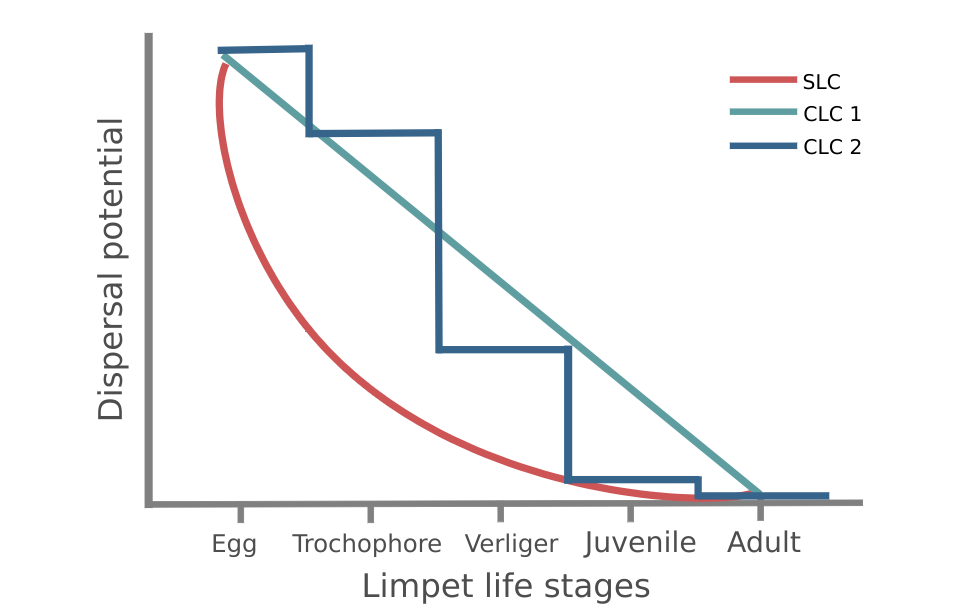
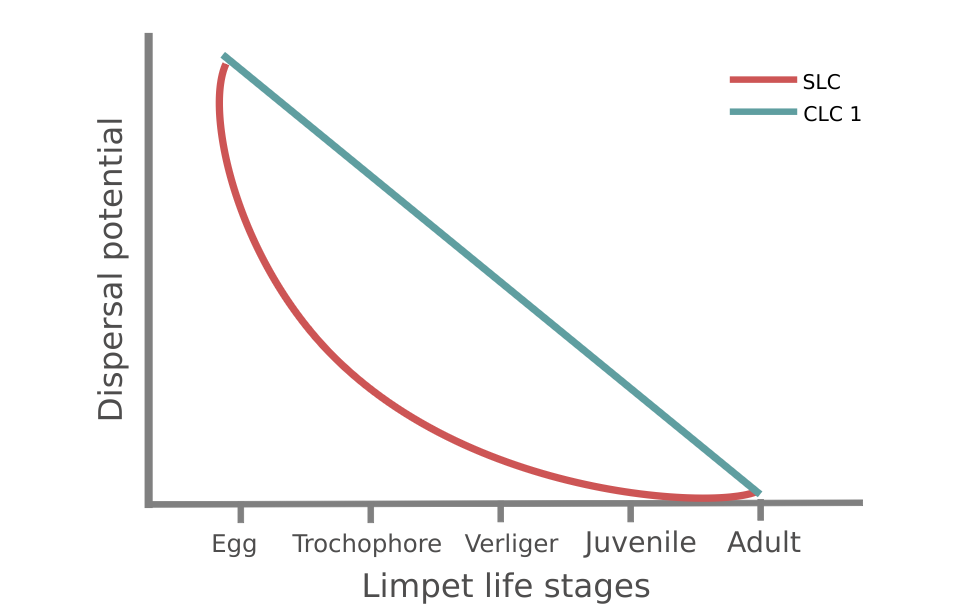
Layered file, before and after one edit (w=969, h=610). Changes by layer:
removed layer "CLC 2" over [804, 138, 861, 155]
